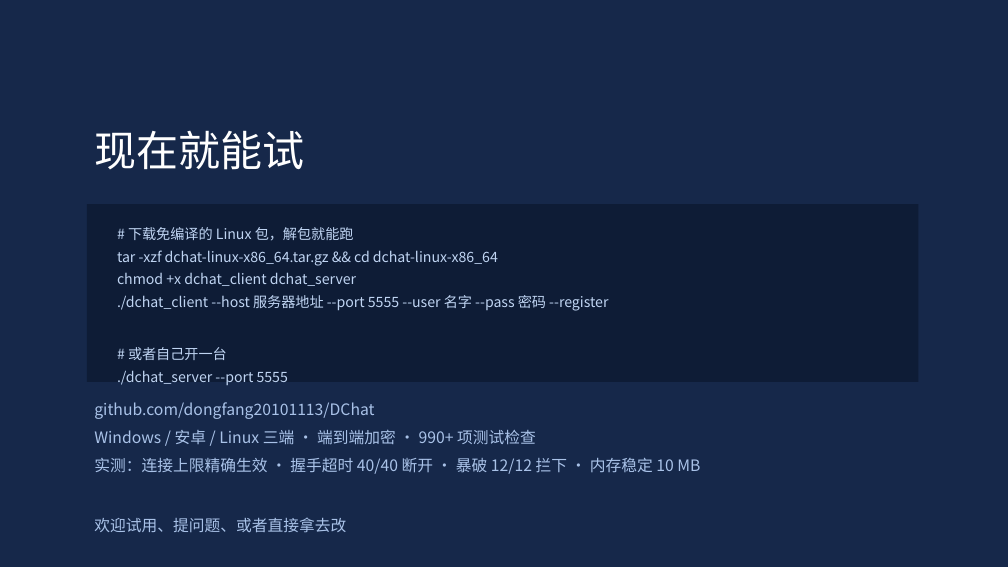
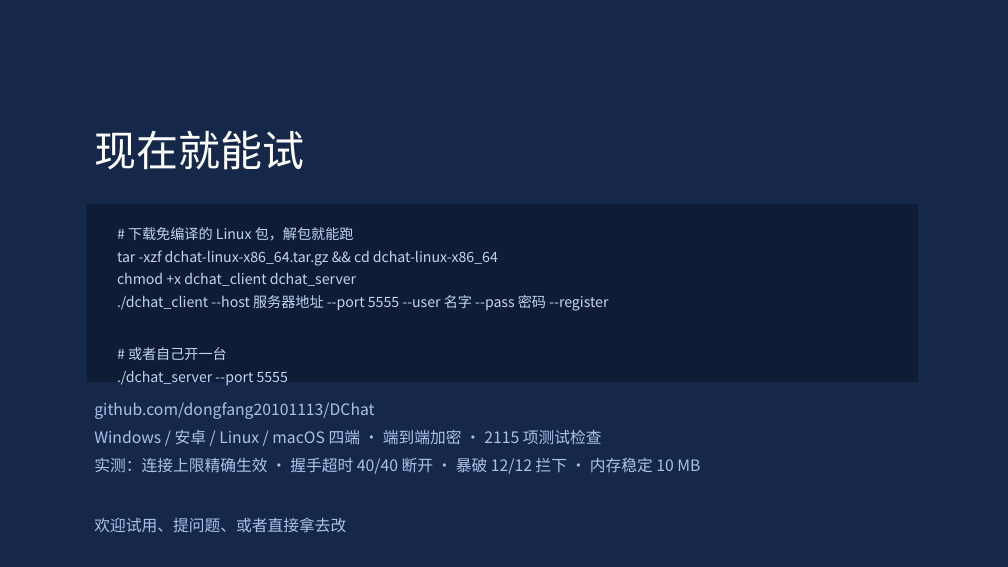
Before and after one commit to dongfang20101113/DChat, a slide deck: slide 27 of dchat-项目介绍.pptx. Drawn at 1008x567 pixels with LibreOffice and Linux fonts; fonts in the diff are those of the drawing. Boxes give left, top, right and bottom in pixels: in the first picture for what was removed or moved away, otherwise in the second. Text is boxed around its words. In the diff, an @@ line names an element or a change of style, - is before the commit and + after.

```diff
--- a/dchat-项目介绍.pptx
+++ b/dchat-项目介绍.pptx
@@ text at [94, 429, 602, 445]: text changed @@
-Windows / 安卓 / Linux 三端 · 端到端加密 · 990+ 项测试检查
+Windows / 安卓 / Linux / macOS 四端 · 端到端加密 · 2115 项测试检查
```
Also in this commit, not shown: 13 other slides changed, 4 other files.
